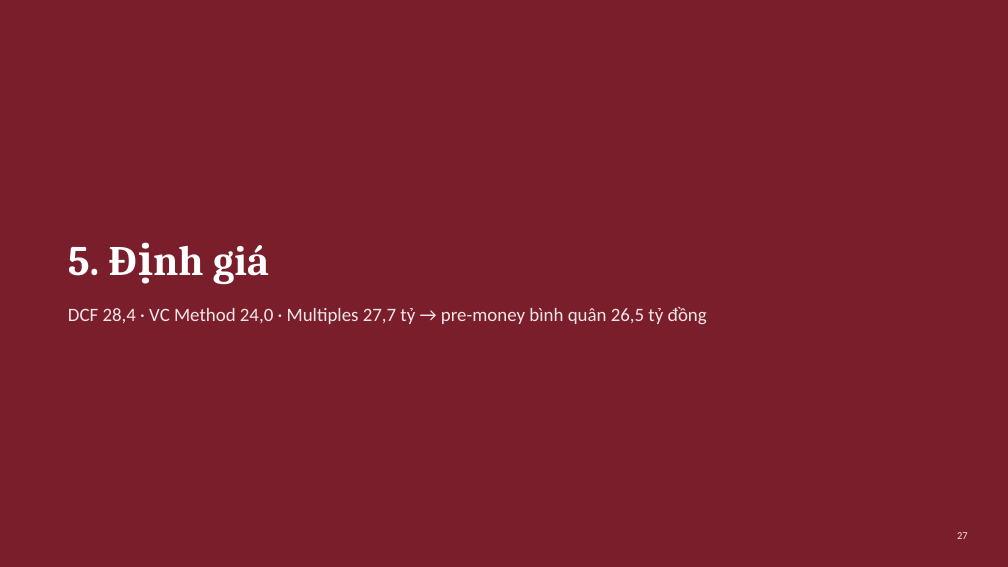
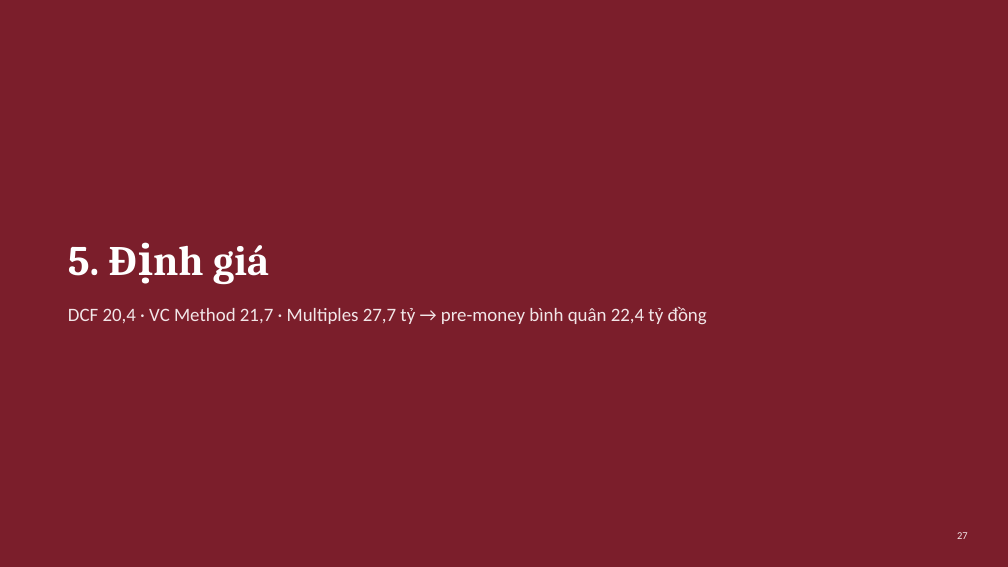
Before and after one commit to loc1706/CLAIDE-CFA, a slide deck: slide 27 of AgriPack_Slides_tom_tat.pptx. Drawn at 1008x567 pixels with LibreOffice and Linux fonts; fonts in the diff are those of the drawing. Boxes give left, top, right and bottom in pixels: in the first picture for what was removed or moved away, otherwise in the second. Text is boxed around its words. In the diff, an @@ line names an element or a change of style, - is before the commit and + after.

```diff
--- a/AgriPack_Slides_tom_tat.pptx
+++ b/AgriPack_Slides_tom_tat.pptx
@@ text at <box>68,307,707,324</box>: text changed @@
-DCF 28,4 · VC Method 24,0 · Multiples 27,7 tỷ → pre-money bình quân 26,5 tỷ đồng
+DCF 20,4 · VC Method 21,7 · Multiples 27,7 tỷ → pre-money bình quân 22,4 tỷ đồng
```
Also in this commit, not shown: 21 other slides changed, 1 other file.
